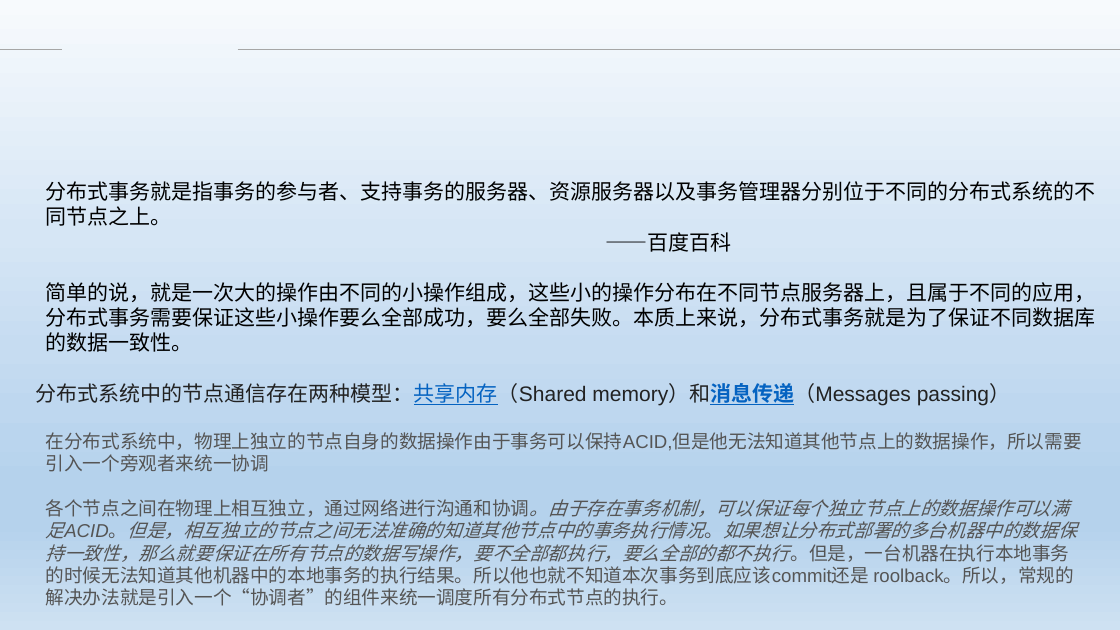
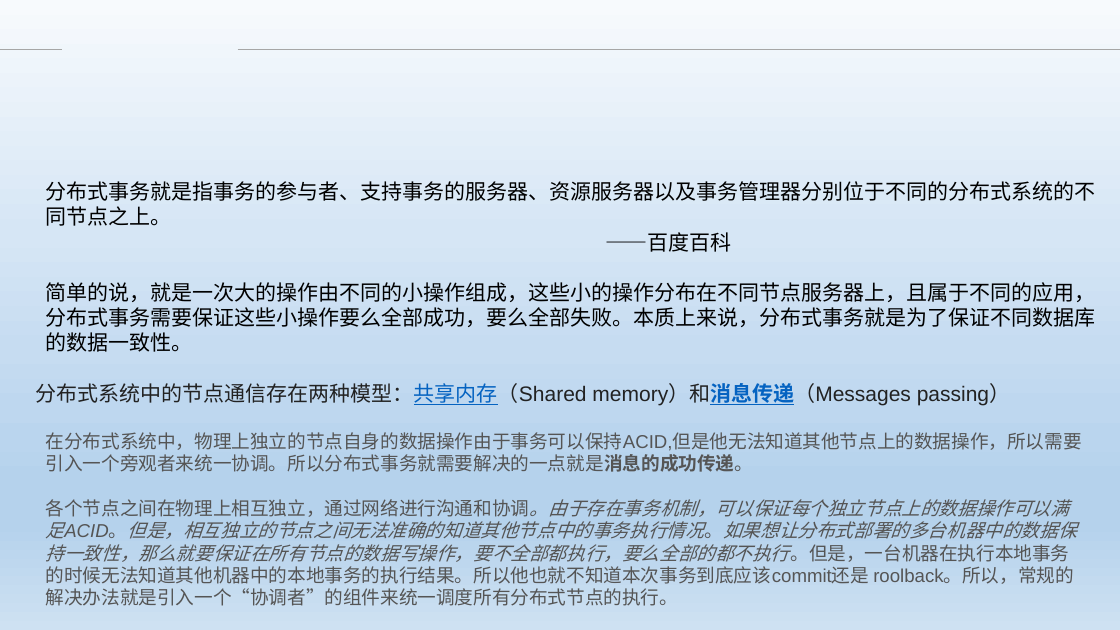
Before and after one commit to Heffie199/zhao_Note, a slide deck: slide 2 of 分布式事务的解决方案 .pptx. Drawn at 1120x630 pixels with LibreOffice and Linux fonts; fonts in the diff are those of the drawing; background and template pictures are left out. Boxes give left, top, right and bottom in pixels: in the first picture for what was removed or moved away, otherwise in the second. Text is boxed around its words. In the diff, an @@ line names an element or a change of style, - is before the commit and + after.

```diff
--- a/分布式事务的解决方案 .pptx
+++ b/分布式事务的解决方案 .pptx
@@ text at (46,432,1082,472): text changed @@
-在分布式系统中，物理上独立的节点自身的数据操作由于事务可以保持ACID,但是他无法知道其他节点上的数据操作，所以需要引入一个旁观者来统一协调
+在分布式系统中，物理上独立的节点自身的数据操作由于事务可以保持ACID,但是他无法知道其他节点上的数据操作，所以需要引入一个旁观者来统一协调。所以分布式事务就需要解决的一点就是消息的成功传递。
```
Also in this commit, not shown: 11 other slides changed, 1 slide removed.
